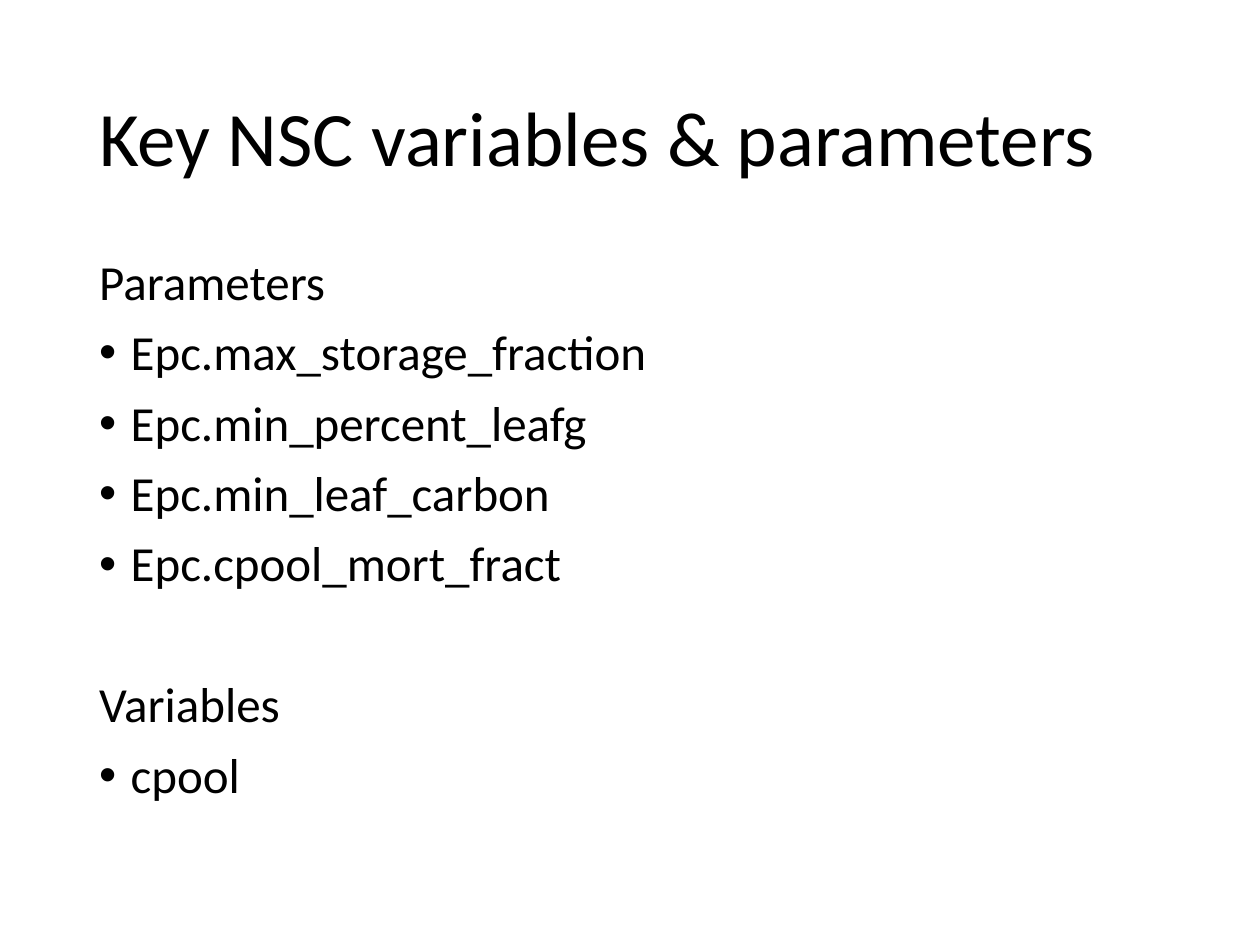
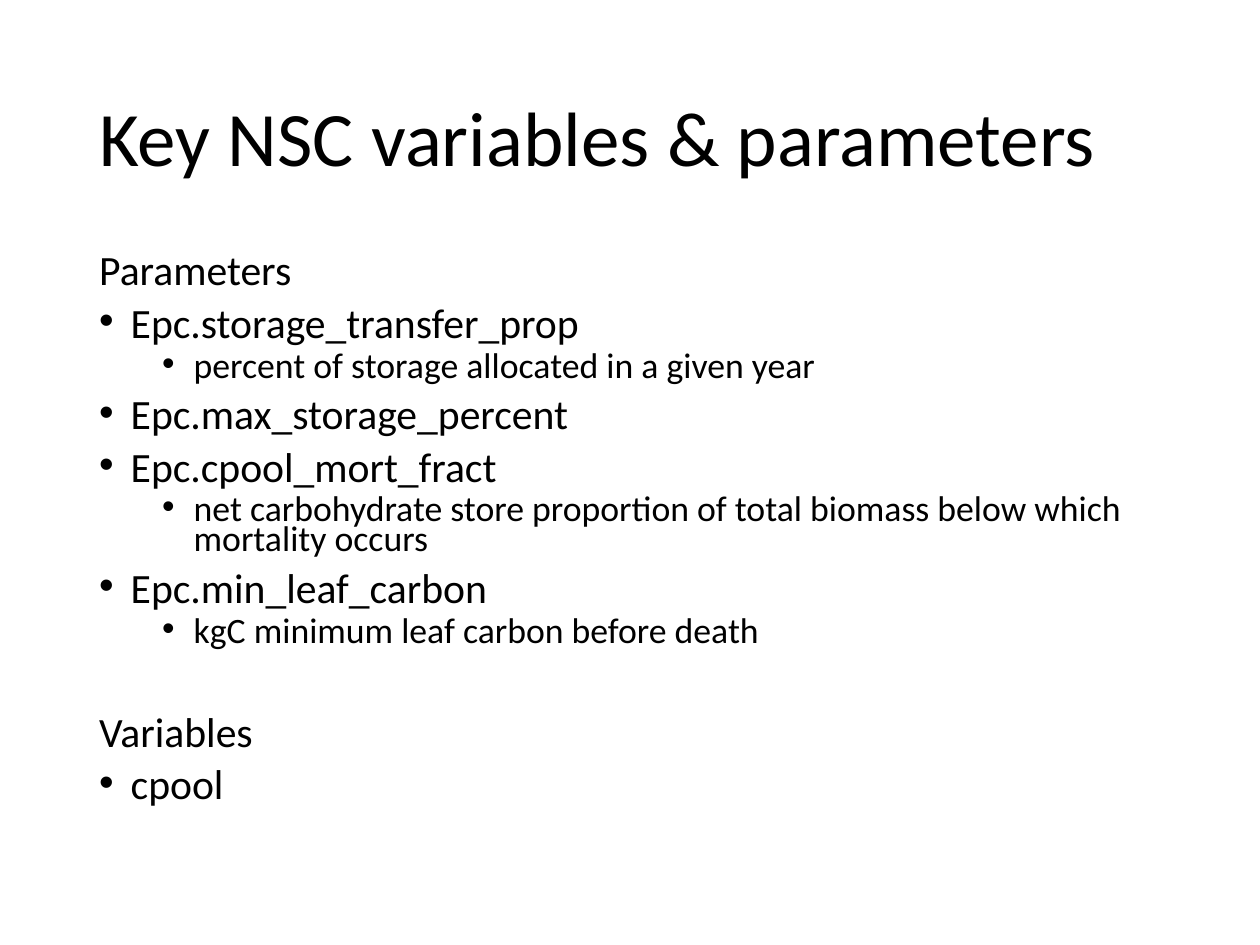
Before and after one commit to ryanrbart/rhessys_training_2021, a slide deck: slide 9 of powerpoints/carbon_allocation_turnover_and_mortality.pptx. Drawn at 1260x945 pixels with LibreOffice and Linux fonts; fonts in the diff are those of the drawing. Boxes give left, top, right and bottom in pixels: in the first picture for what was removed or moved away, otherwise in the second. Text is boxed around its words. In the diff, an @@ line names an element or a change of style, - is before the commit and + after.

Commit message:
update

```diff
--- a/powerpoints/carbon_allocation_turnover_and_mortality.pptx
+++ b/powerpoints/carbon_allocation_turnover_and_mortality.pptx
@@ text at bbox=[99, 258, 487, 806]: size 28 to 23.8 pt in "Parameters", "Epc.min_leaf_carbon", "Variables", "cpool"; line spacing 0.9 to 0.7 @@
@@ text at bbox=[131, 309, 1120, 557]: text changed; size 28 to 20.4 pt @@
-• Epc.max_storage_fraction
-• Epc.min_percent_leafg
+• Epc.storage_transfer_prop
+  • percent of storage allocated in a given year
+• Epc.max_storage_percent
+• Epc.cpool_mort_fract
+  • net carbohydrate store proportion of total biomass below which mortality occurs
@@ text at bbox=[194, 618, 759, 649]: text changed; size 28 to 20.4 pt @@
-• Epc.cpool_mort_fract
+  • kgC minimum leaf carbon before death
```
